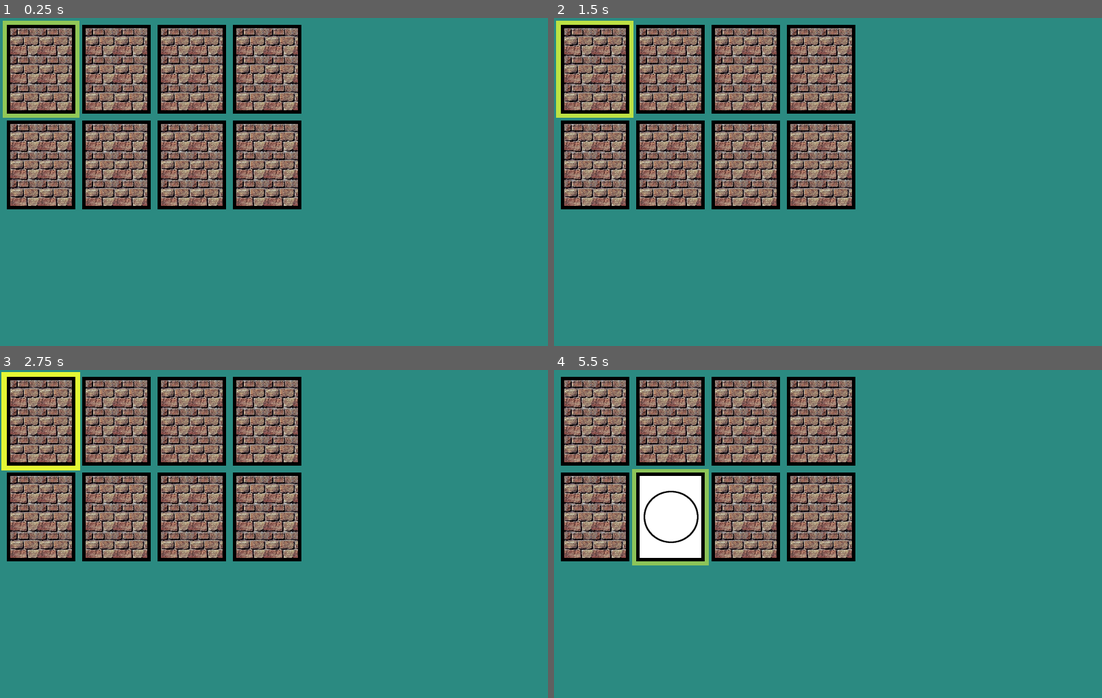
Above: before the commit, frames 1-4 (two rows, left to right).
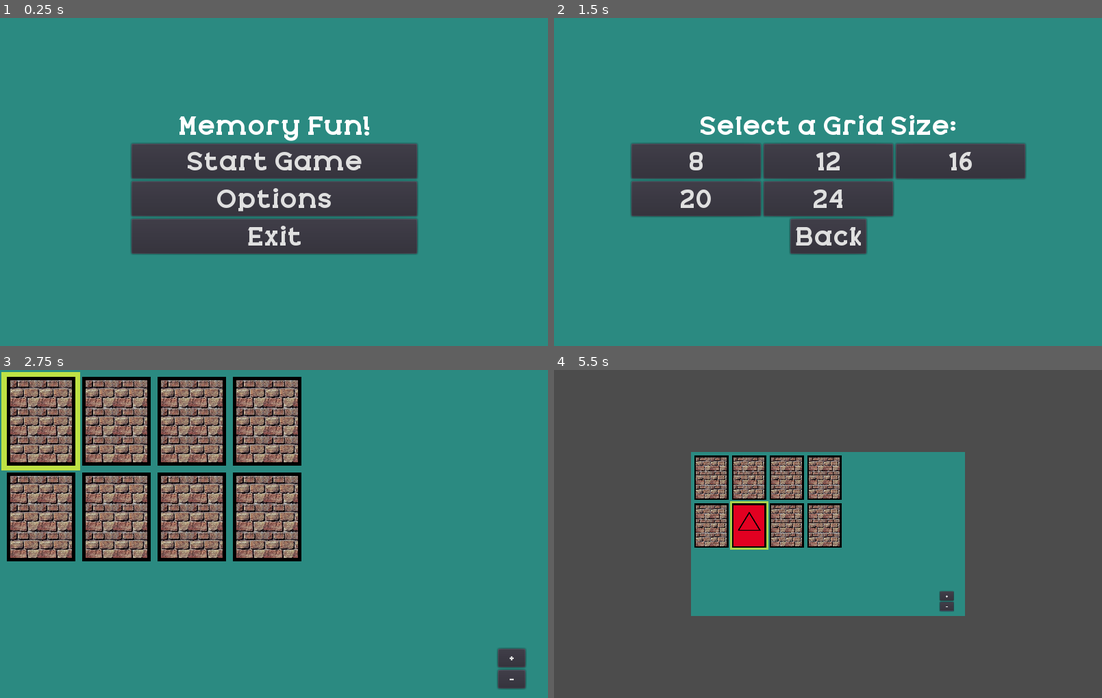
Above: after the commit, the same moments.

Repository: KapFlagon/Memory-Fun
Game: Godot game, scene res://src/screens/StartScreen.tscn
Same seed, same stepped clock (60 frames per second), same inputs: the game is played once before the commit and once after it. Before the commit the project starts from res://src/screens/TestGameScreen.tscn.
Inputs (mouse positions are in pixels of both pictures, inside the frame that each line leads up to):
- Up to frame 1 (0.25 s): no input
- Up to frame 2 (1.5 s): click (828, 162) at 0.5 s, where only the run after the commit has a clickable "Start Game"; click (828, 178) at 1.25 s, where only the run after the commit has a clickable "Medium"
- Up to frame 3 (2.75 s): click (142, 514) at 2 s, where only the run after the commit has a clickable "8"
- Up to frame 4 (5.5 s): click (1063, 658) at 2.75 s, where only the run after the commit has a clickable "+"; click (1063, 678) at 3.5 s, where only the run after the commit has a clickable "-"; tap Enter (ui_accept) at 4.25, 4.52, 5.27 s; move the mouse to (948, 517) at 4.27 s; hold Right (ui_right) 4.28-5.03 s; click (948, 517) at 4.42 s; move the mouse to (718, 550) at 5.02 s; hold Down (ui_down) from 5.03 s (still down)

The runs differ from the first frame. In frame 1, 40% of the frame differs, in the area x 0-77%, y 0-73%; in frame 2, 36%; in frame 3, 1.6%; in frame 4, 83%, in the area x 0-100%, y 0-100%.
Error after the commit: Invalid operands 'Nil' and 'int' in operator '>'. (res://src/screens/GameScreen.gd:13)

Commit message:
Basic zooming functionality added.

Diff:
--- a/project.godot
+++ b/project.godot
@@ -21,7 +21,7 @@
 [application]
 
 config/name="Memory Fun"
-run/main_scene="res://src/screens/TestGameScreen.tscn"
+run/main_scene="res://src/screens/StartScreen.tscn"
 config/icon="res://icon.png"
 
 [autoload]
@@ -32,6 +32,21 @@
 
 window/size/width=800
 window/size/height=480
+window/stretch/mode="2d"
+window/stretch/aspect="keep"
+
+[input]
+
+ui_zoom_in={
+"deadzone": 0.5,
+"events": [ Object(InputEventKey,"resource_local_to_scene":false,"resource_name":"","device":0,"alt":false,"shift":false,"control":false,"meta":false,"command":false,"pressed":false,"scancode":16777349,"unicode":0,"echo":false,"script":null)
+ ]
+}
+ui_zoom_out={
+"deadzone": 0.5,
+"events": [ Object(InputEventKey,"resource_local_to_scene":false,"resource_name":"","device":0,"alt":false,"shift":false,"control":false,"meta":false,"command":false,"pressed":false,"scancode":16777347,"unicode":0,"echo":false,"script":null)
+ ]
+}
 
 [rendering]
 
--- a/src/entities/game_objects/GridManager.gd
+++ b/src/entities/game_objects/GridManager.gd
@@ -264,8 +264,8 @@
 			columns = 4
 			rows = 4
 		20:
-			columns = 4
-			rows = 5
+			columns = 5
+			rows = 4
 		24:
-			columns = 4
-			rows = 6
+			columns = 6
+			rows = 4
--- /dev/null
+++ b/src/screens/GameScreen.gd
@@ -0,0 +1,43 @@
+extends Node2D
+
+var current_zoom
+var zoom_factor = 0.25
+
+
+func _process(delta: float) -> void:
+	# Check for zoom input
+	process_inputs()
+
+
+func _on_ZoomInButton_button_up() -> void:
+	if current_zoom > 0:
+		zoom_in()
+
+
+func _on_ZoomOutButton_button_up() -> void:
+	zoom_out()
+
+
+func zoom_out() -> void:
+	current_zoom = $Camera2D.get_zoom()
+	if current_zoom.x >= 0.25:
+		var new_x_zoom = current_zoom.x + zoom_factor
+		var new_y_zoom = current_zoom.y + zoom_factor
+		$Camera2D.set_zoom(Vector2(new_x_zoom, new_y_zoom))
+		print("zoom out")
+
+
+func zoom_in() -> void:
+	current_zoom = $Camera2D.get_zoom()
+	if current_zoom.x >= 0.50:
+		var new_x_zoom = current_zoom.x - zoom_factor
+		var new_y_zoom = current_zoom.y - zoom_factor
+		$Camera2D.set_zoom(Vector2(new_x_zoom, new_y_zoom))
+		print("zoom in")
+
+
+func process_inputs():
+	if Input.is_action_just_pressed("ui_zoom_in"):
+		zoom_in()
+	elif Input.is_action_just_pressed("ui_zoom_out"):
+		zoom_out()
--- a/src/screens/GameScreen.tscn
+++ b/src/screens/GameScreen.tscn
@@ -1,15 +1,69 @@
-[gd_scene load_steps=2 format=2]
+[gd_scene load_steps=4 format=2]
 
 [ext_resource path="res://src/entities/game_objects/GridManager.tscn" type="PackedScene" id=1]
+[ext_resource path="res://src/themes/Theme_01_small.tres" type="Theme" id=2]
+[ext_resource path="res://src/screens/GameScreen.gd" type="Script" id=3]
 
 [node name="GameScreen" type="Node2D"]
+script = ExtResource( 3 )
 
 [node name="ColorRect" type="ColorRect" parent="."]
-margin_right = 832.0
+margin_right = 800.0
 margin_bottom = 480.0
 color = Color( 0.172549, 0.545098, 0.509804, 1 )
 __meta__ = {
 "_edit_use_anchors_": false
 }
 
+[node name="Camera2D" type="Camera2D" parent="."]
+position = Vector2( 400, 240 )
+current = true
+
 [node name="GridManager" parent="." instance=ExtResource( 1 )]
+columns = 6
+rows = 3
+x_start = 10
+y_start = 10
+item_width = 100
+item_height = 130
+item_padding_x = 10
+item_padding_y = 10
+
+[node name="VBoxContainer" type="VBoxContainer" parent="."]
+margin_left = 727.0
+margin_top = 408.0
+margin_right = 767.0
+margin_bottom = 466.0
+__meta__ = {
+"_edit_use_anchors_": false
+}
+
+[node name="ZoomInButton" type="Button" parent="VBoxContainer"]
+margin_right = 40.0
+margin_bottom = 27.0
+theme = ExtResource( 2 )
+text = "+"
+__meta__ = {
+"_edit_use_anchors_": false
+}
+
+[node name="ZoomOutButton" type="Button" parent="VBoxContainer"]
+margin_top = 31.0
+margin_right = 40.0
+margin_bottom = 58.0
+theme = ExtResource( 2 )
+text = "-"
+__meta__ = {
+"_edit_use_anchors_": false
+}
+
+[node name="PopupMenu" type="PopupMenu" parent="."]
+margin_left = 216.0
+margin_top = 88.0
+margin_right = 664.0
+margin_bottom = 312.0
+__meta__ = {
+"_edit_use_anchors_": false
+}
+[connection signal="button_up" from="VBoxContainer/ZoomInButton" to="." method="_on_ZoomInButton_button_up"]
+[connection signal="button_up" from="VBoxContainer/ZoomOutButton" to="." method="_on_ZoomOutButton_button_up"]
--- a/src/screens/GridSelectionScreen.gd
+++ b/src/screens/GridSelectionScreen.gd
@@ -44,4 +44,4 @@
 	next_scene()
 
 func next_scene() -> void:
-	get_tree().change_scene("res://src/screens/TestGameScreen.tscn")
+	get_tree().change_scene("res://src/screens/GameScreen.tscn")
--- a/src/screens/TestGameScreen.tscn
+++ /dev/null
@@ -1,23 +0,0 @@
-[gd_scene load_steps=2 format=2]
-
-[ext_resource path="res://src/entities/game_objects/GridManager.tscn" type="PackedScene" id=1]
-
-[node name="TestGameScreen" type="Node2D"]
-
-[node name="ColorRect" type="ColorRect" parent="."]
-margin_right = 800.0
-margin_bottom = 480.0
-color = Color( 0.172549, 0.545098, 0.509804, 1 )
-__meta__ = {
-"_edit_use_anchors_": false
-}
-
-[node name="GridManager" parent="." instance=ExtResource( 1 )]
-columns = 6
-rows = 3
-x_start = 10
-y_start = 10
-item_width = 100
-item_height = 130
-item_padding_x = 10
-item_padding_y = 10
Not shown, changed: ToDo
